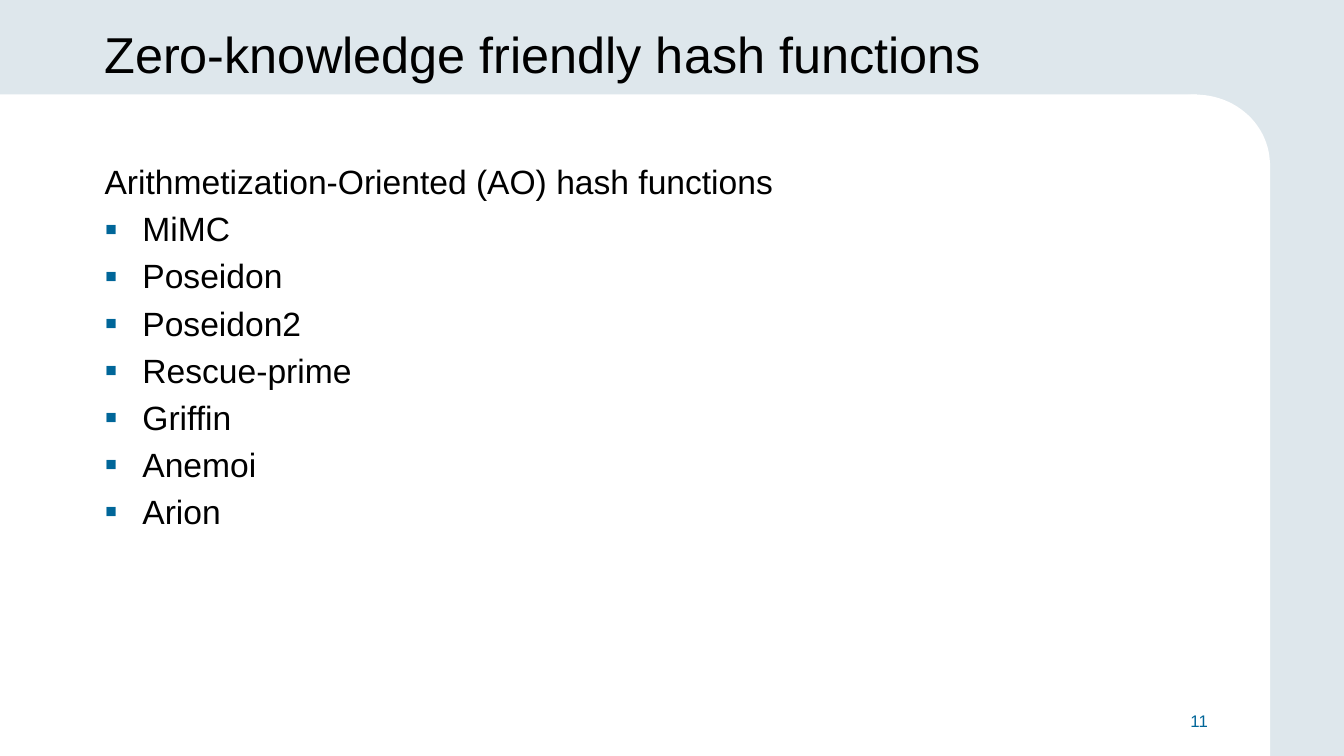
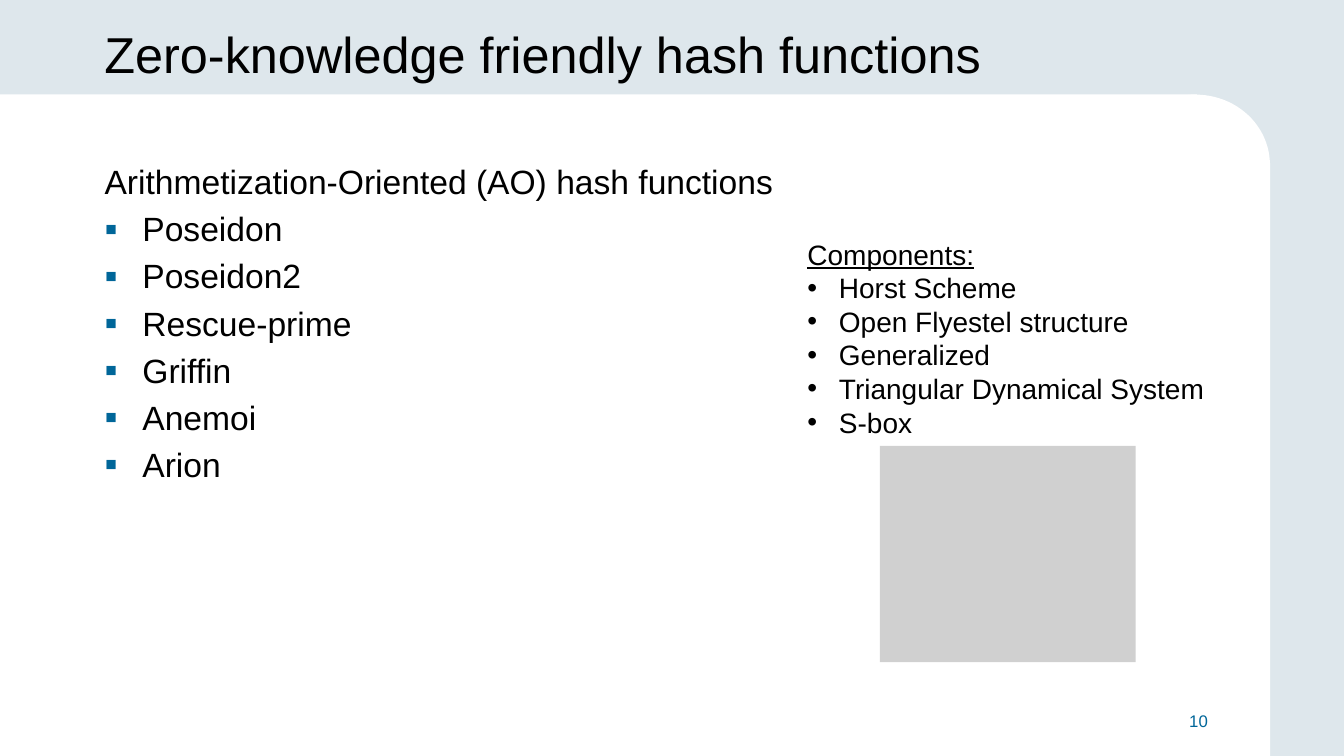
Before and after one commit to alexmllo/zk-hashes, a slide deck: slide 10 of thesis/slides.pptx (slide 11 before the commit). Drawn at 1344x756 pixels with LibreOffice and Linux fonts; fonts in the diff are those of the drawing; grey boxes stand for pictures; background and template pictures are left out. Boxes give left, top, right and bottom in pixels: in the first picture for what was removed or moved away, otherwise in the second. Text is boxed around its words. In the diff, an @@ line names an element or a change of style, - is before the commit and + after.

```diff
--- a/thesis/slides.pptx
+++ b/thesis/slides.pptx
@@ text at [142, 216, 230, 242]: paragraph removed @@
-▪ MiMC
@@ text added at [807, 245, 1203, 434], 20 pt, text #000000 @@
+Components:
+• Horst Scheme
+• Open Flyestel structure
+• Generalized
+• Triangular Dynamical System
+• S-box
@@ picture added at [880, 446, 1136, 662] @@
@@ page number at [1189, 715, 1208, 727]: text changed @@
-11
+10
```
Also in this commit, not shown: 11 other slides changed, 3 slides added, 4 slides removed.
